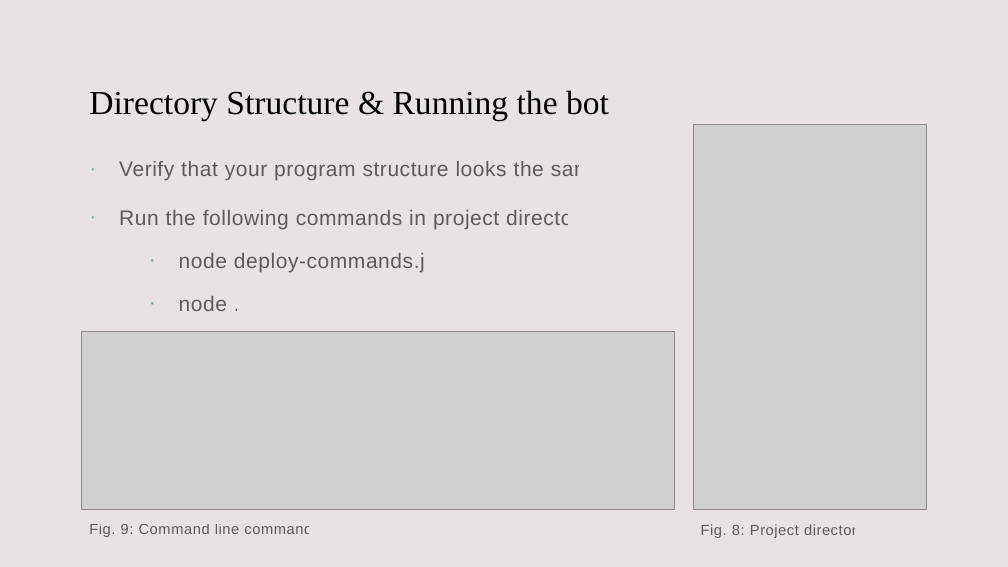
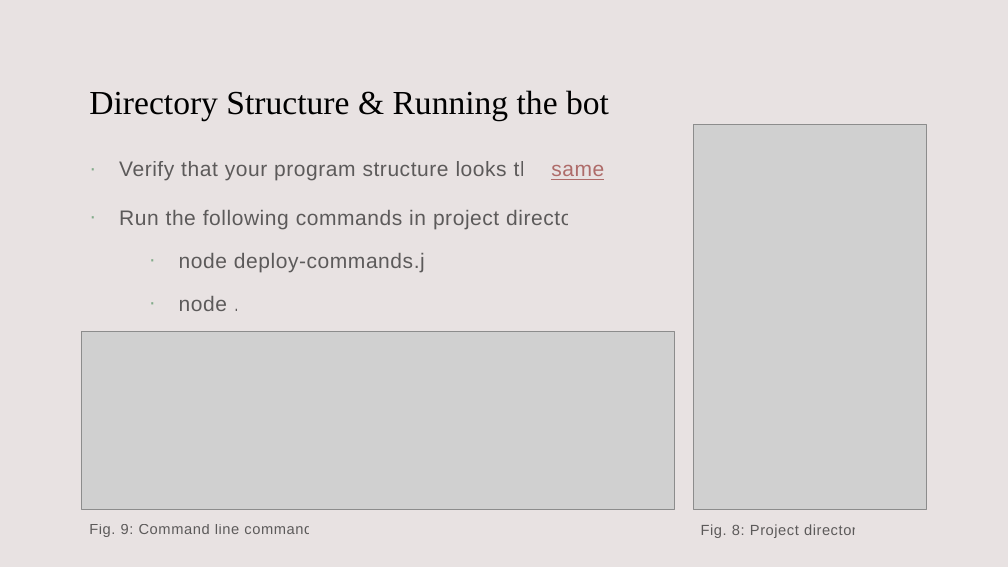
Before and after one commit to williamsantosa/cse185s-presentation, a slide deck: slide 18 of presentation.pptx (slide 17 before the commit). Drawn at 1008x567 pixels with LibreOffice and Linux fonts; fonts in the diff are those of the drawing; grey boxes stand for pictures. Boxes give left, top, right and bottom in pixels: in the first picture for what was removed or moved away, otherwise in the second. Text is boxed around its words. In the diff, an @@ line names an element or a change of style, - is before the commit and + after.

```diff
--- a/presentation.pptx
+++ b/presentation.pptx
@@ text at <box>119,161,604,181</box>: text colour #000000 at 60% opacity to #AE6B69, underline on in "same" @@
```
Also in this commit, not shown: 2 other slides changed, 2 slides added.
